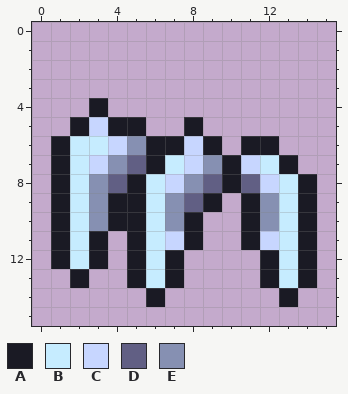
Pixel-art file -- Seokbinggo_Client/Assets/Art/Items/icesteel_claw.aseprite. Above: the version before the commit.
16x16 pixels, 1 frame.
Palette (. is transparent): A #1a1a24  B #c6ecff  C #c7d6ff  D #615f84  E #8690b2
Pixels before, first column x 1:
 4 ..A...........
 5 .ACAA..A......
 6 ABBCEAACA.AA..
 7 ABCEDABCEACBA.
 8 ABEDABCEDADCBA
 9 ABEAABEDA.AEBA
10 ABEAABEA..AEBA
11 ABA.ABCA..ACBA
12 ABA.ABA....ABA
13 .A..ABA....ABA
14 .....A......A.
New version:
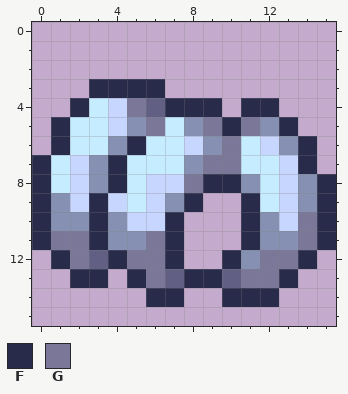
Colours new in this view: F #282b4a  G #7a7799
Edits made:
Changed rows in their new state; - is an unchanged pixel.
first column x 0:
 3 ---FFFF---------
 4 --FBCGDFFF-FF---
 5 -FBBCEGBEGFGEF--
 6 -F--EFBB-EGBCEF-
 7 FBCEFBB-EGGB-CF-
 8 FBC-FBC-GFFEBCEF
 9 FECFCBC-F.-FBCEF
10 FEEFECCF.--F-CGF
11 FGGFEEGF.--FEEGF
12 -FGDFGGF--FEGGF-
13 --FF-FGDFFDGGF.-
14 ------FF--FFF.--
